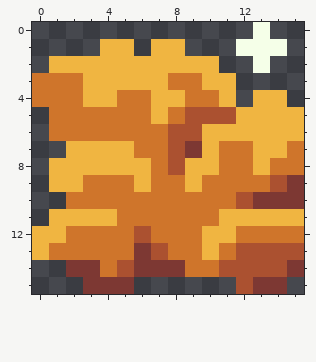
Pixel-art sprite -- public/assets/icons/resources/gold.png. The picture above was drawn from the file before the commit.
The file is 16x16 pixels.
Now the later version:
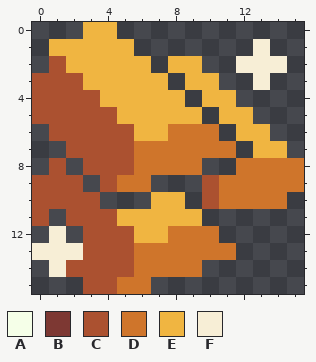
Palette (. is transparent): A #f5ffe8  B #7d3833  C #ab5130  D #cf752b  E #f0b541  F #f7eed6
Difference:
Changed rows in their new state; - is an unchanged pixel.
first column x 0:
 0 ---EE--------.--
 1 -EEE---..---.F.-
 2 -C-----.--.-FFF-
 3 CCC-----.E-.-F--
 4 CCCC-EE--.E--..-
 5 CCCCCEE-EE.E-...
 6 -CCCCCEEDDD.--..
 7 --CCCC--DDD-.--.
 8 -C.CCCD-DD..-D--
 9 CCC.C-D...C---DD
10 CCCC...EE.C-DDD.
11 C.CCCEEEEE......
12 .F.CCCEE--D.....
13 FFFCCCDD--D-....
14 -FCCC-DDD-......
15 ---CCDD-----...-
Pixel boxes of the changes (left, top, right, bottom) in both pictures:
changed: (32, 22, 304, 294)
